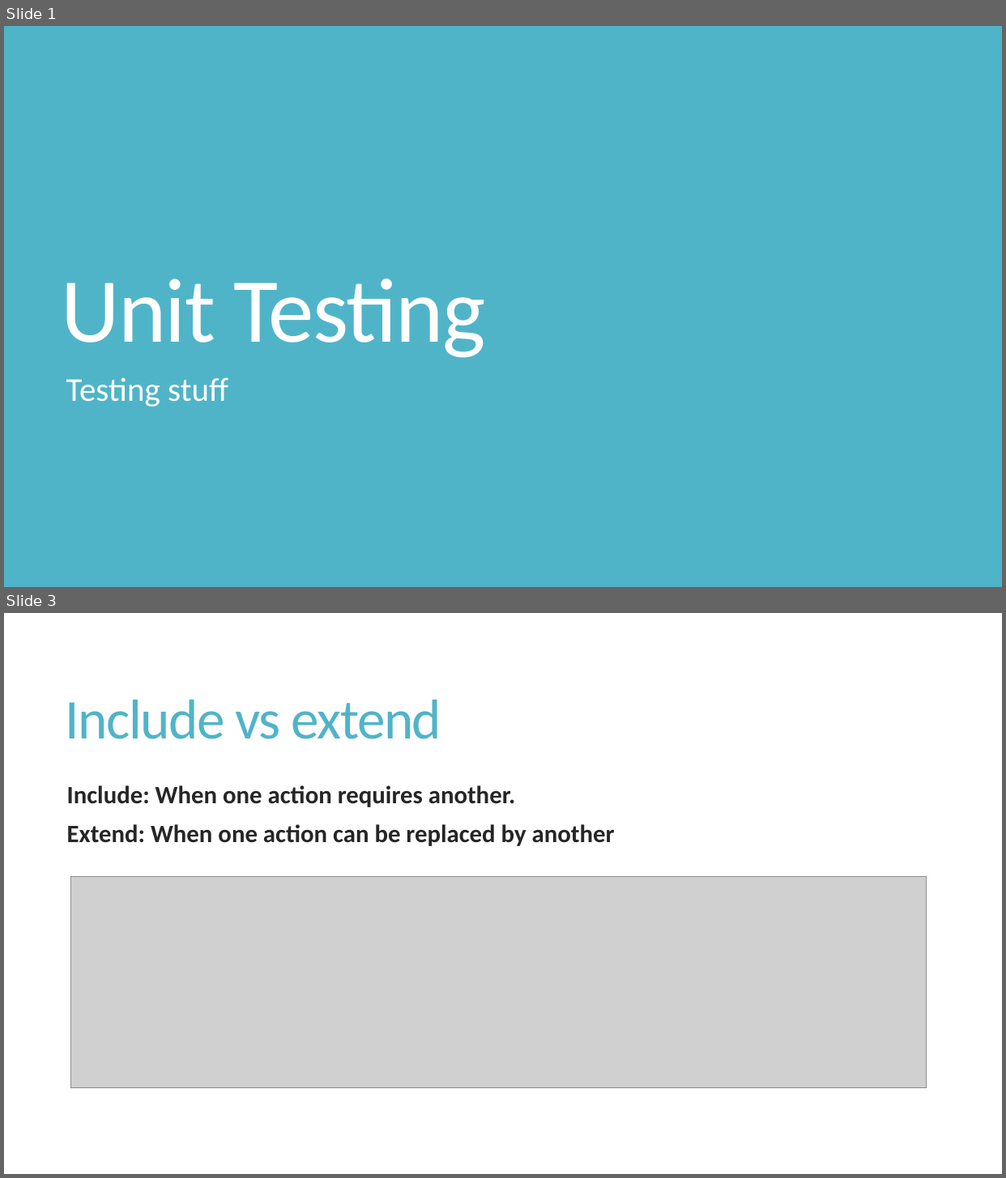
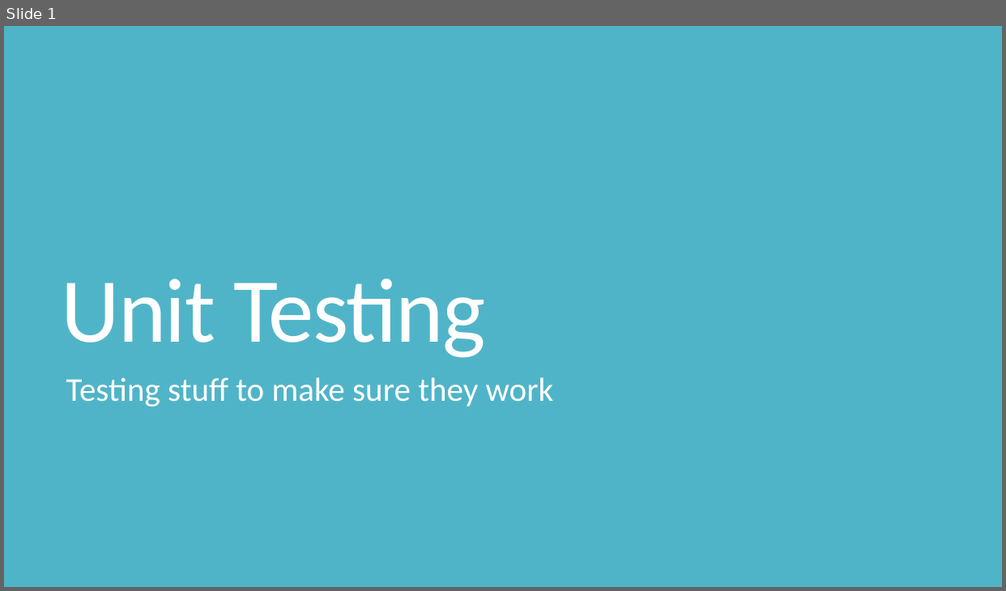
Before and after one commit to shabbir-hussain/ecse321tutorials, a slide deck: 04-UnitTesting.pptx. Shown one above the other, each under a label of ours: slides 1 and 3 before the commit, slide 1 after it; the slides between them are not shown. The pictures are 1006x1178 and 1006x591 pixels, drawn with LibreOffice and Linux fonts; fonts in the diff are those of the drawing; grey boxes stand for pictures. Boxes give left, top, right and bottom in pixels: in the first picture for what was removed or moved away, otherwise in the second. Text is boxed around its words. In the diff, an @@ line names an element or a change of style, - is before the commit and + after.

```diff
--- a/04-UnitTesting.pptx
+++ b/04-UnitTesting.pptx
@@ slide 3 removed at (x1=4, y1=613, x2=1002, y2=1174), background #FFFFFF @@
@@ title removed at (x1=66, y1=700, x2=442, y2=739) @@
-Include vs extend
@@ text removed at (x1=67, y1=786, x2=615, y2=846) @@
-Include: When one action requires another.
-Extend: When one action can be replaced by another
@@ picture removed at (x1=70, y1=876, x2=927, y2=1088) @@
@@ slide 1 changed as well @@
@@ subtitle at (x1=66, y1=378, x2=554, y2=407): text changed @@
-Testing stuff
+Testing stuff to make sure they work
```
Also in this commit, not shown: 1 other slide changed, 19 slides added, 11 other slides removed, 11 other files.
